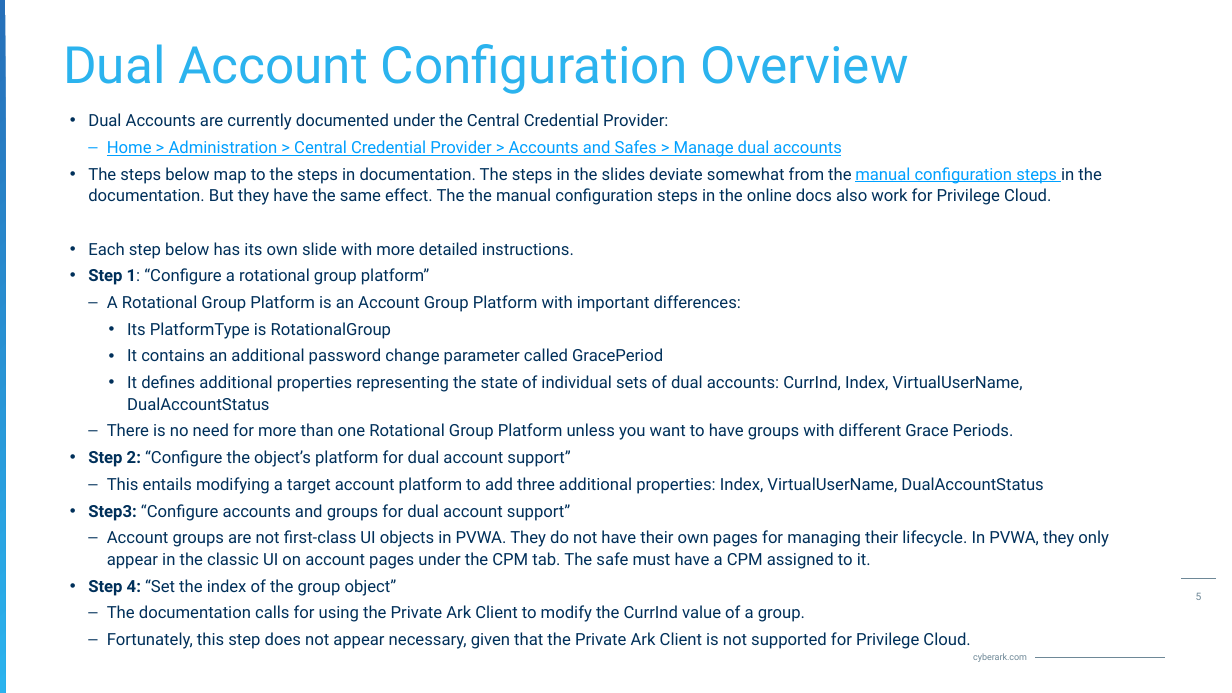
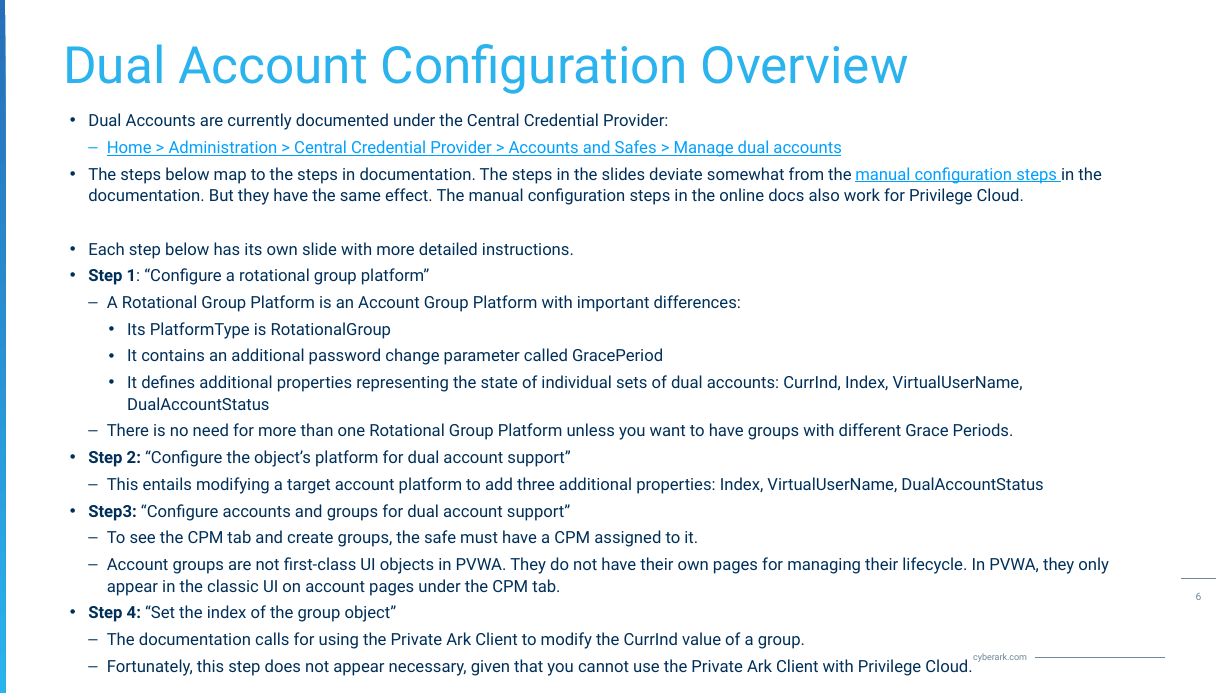
Before and after one commit to jodyhuntatx/cybrsm-demos, a slide deck: slide 6 of DUAL_ACCOUNTS_demo/DualAccounts-Explained-230814JH.pptx (slide 5 before the commit). Drawn at 1232x693 pixels with LibreOffice and Linux fonts; fonts in the diff are those of the drawing; background and template pictures are left out. Boxes give left, top, right and bottom in pixels: in the first picture for what was removed or moved away, otherwise in the second. Text is boxed around its words. In the diff, an @@ line names an element or a change of style, - is before the commit and + after.

```diff
--- a/DUAL_ACCOUNTS_demo/DualAccounts-Explained-230814JH.pptx
+++ b/DUAL_ACCOUNTS_demo/DualAccounts-Explained-230814JH.pptx
@@ text at [88, 167, 1101, 205]: text changed @@
-• The steps below map to the steps in documentation. The steps in the slides deviate somewhat from the manual configuration steps in the documentation. But they have the same effect. The the manual configuration steps in the online docs also work for Privilege Cloud.
+• The steps below map to the steps in documentation. The steps in the slides deviate somewhat from the manual configuration steps in the documentation. But they have the same effect. The manual configuration steps in the online docs also work for Privilege Cloud.
@@ text at [107, 530, 1109, 596]: text changed @@
-  – Account groups are not first-class UI objects in PVWA. They do not have their own pages for managing their lifecycle. In PVWA, they only appear in the classic UI on account pages under the CPM tab. The safe must have a CPM assigned to it.
+  – To see the CPM tab and create groups, the safe must have a CPM assigned to it.
+  – Account groups are not first-class UI objects in PVWA. They do not have their own pages for managing their lifecycle. In PVWA, they only appear in the classic UI on account pages under the CPM tab.
@@ text at [107, 659, 972, 676]: text changed @@
-  – Fortunately, this step does not appear necessary, given that the Private Ark Client is not supported for Privilege Cloud.
+  – Fortunately, this step does not appear necessary, given that you cannot use the Private Ark Client with Privilege Cloud.
```
Also in this commit, not shown: 3 other slides changed, 25 other files.
